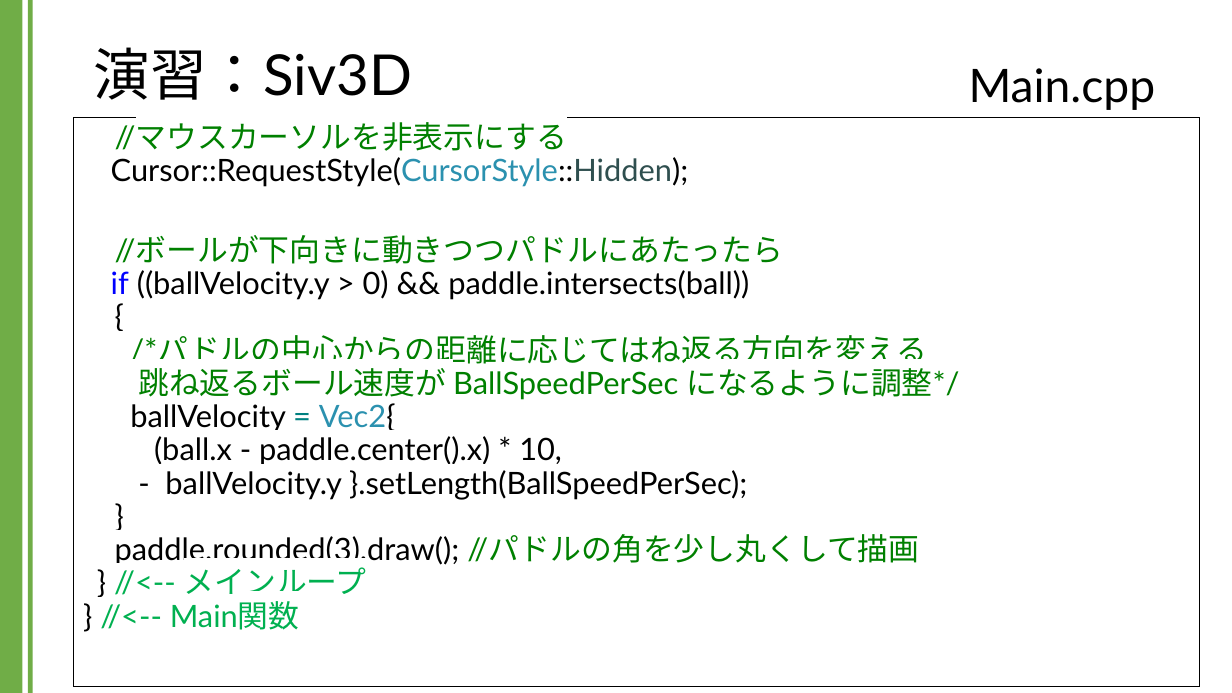
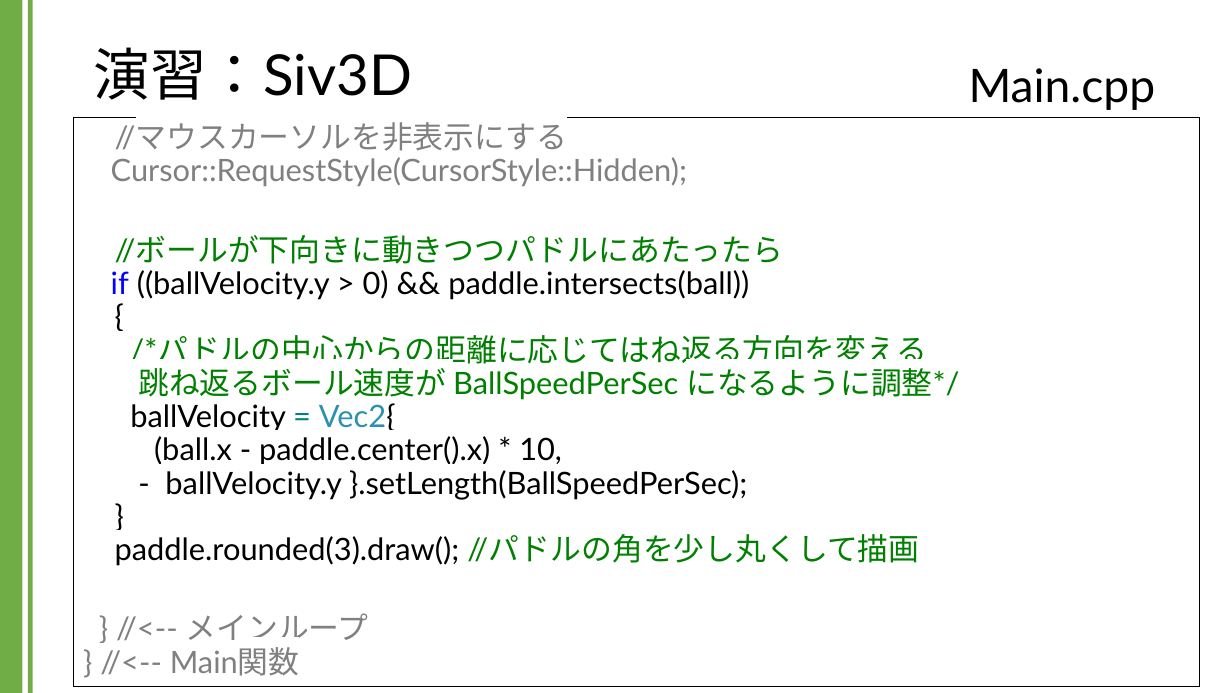
Before and after one commit to kic-murata/cpp2024, a slide deck: slide 38 of 授業資料/演習課題：Siv3D.pptx (slide 37 before the commit). Drawn at 1232x693 pixels with LibreOffice and Linux fonts; fonts in the diff are those of the drawing; background and template pictures are left out. Boxes give left, top, right and bottom in pixels: in the first picture for what was removed or moved away, otherwise in the second. Text is boxed around its words. In the diff, an @@ line names an element or a change of style, - is before the commit and + after.

```diff
--- a/授業資料/演習課題：Siv3D.pptx
+++ b/授業資料/演習課題：Siv3D.pptx
@@ text in rectangle at (111,122,687,186): text colour #008000 to #808080 in "//マウスカーソルを非表示にする"; text colour #000000 to #808080, text colour #2B91AF to #808080, text colour #2F4F4F to #808080 in "Cursor::RequestStyle(CursorStyle::Hidden);" @@
@@ text in rectangle at (111,235,959,676): text changed @@
-//ボールが下向きに動きつつパドルにあたったら
-if ((ballVelocity.y > 0) && paddle.intersects(ball))
-{
-/*パドルの中心からの距離に応じてはね返る方向を変える
-跳ね返るボール速度が BallSpeedPerSec になるように調整*/
-ballVelocity = Vec2{
-(ball.x - paddle.center().x) * 10,
-- ballVelocity.y }.setLength(BallSpeedPerSec);
-}
-paddle.rounded(3).draw(); //パドルの角を少し丸くして描画
-} //<-- メインループ
-} //<-- Main関数
+//ボールが下向きに動きつつパドルにあたったら
+if ((ballVelocity.y > 0) && paddle.intersects(ball))
+{
+/*パドルの中心からの距離に応じてはね返る方向を変える
+跳ね返るボール速度が BallSpeedPerSec になるように調整*/
+ballVelocity = Vec2{
+(ball.x - paddle.center().x) * 10,
+- ballVelocity.y }.setLength(BallSpeedPerSec);
+}
+paddle.rounded(3).draw(); //パドルの角を少し丸くして描画
+} //<-- メインループ
+} //<-- Main関数
```
Also in this commit, not shown: 4 other slides changed, 1 slide added.
